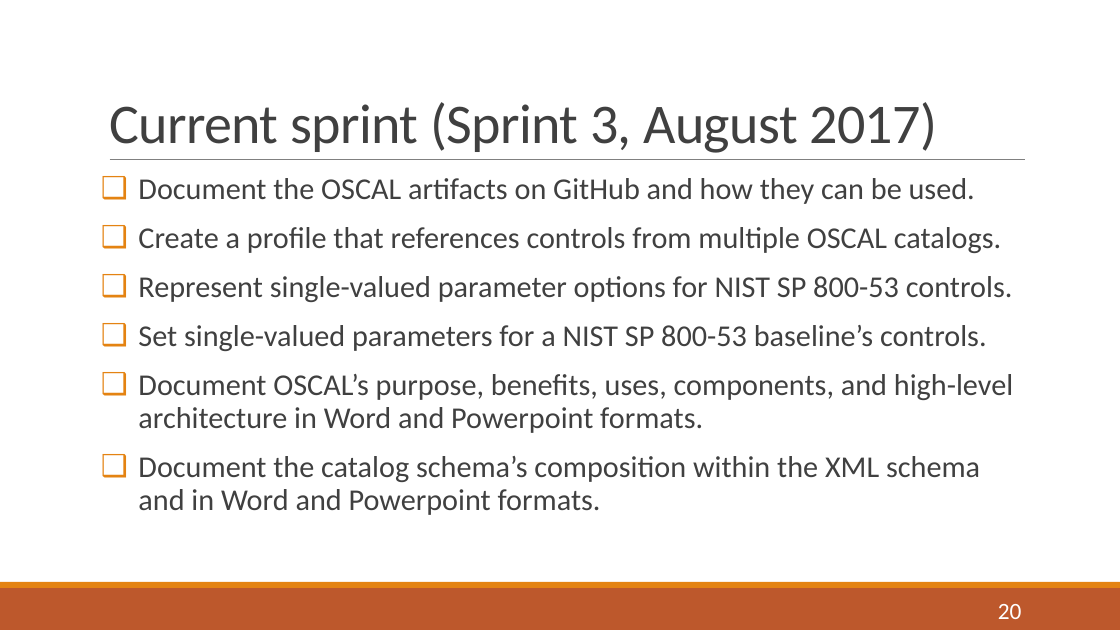
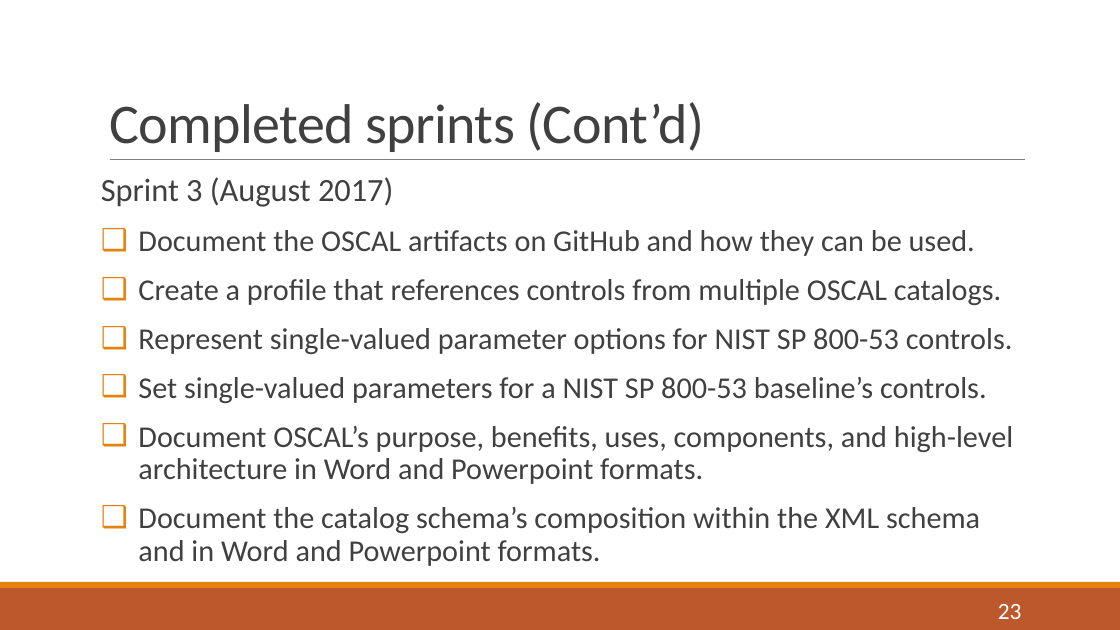
Before and after one commit to usnistgov/OSCAL, a slide deck: slide 23 of docs/presentations/OSCAL Overview 20170810 with draft notes.pptx (slide 20 before the commit). Drawn at 1120x630 pixels with LibreOffice and Linux fonts; fonts in the diff are those of the drawing. Boxes give left, top, right and bottom in pixels: in the first picture for what was removed or moved away, otherwise in the second. Text is boxed around its words. In the diff, an @@ line names an element or a change of style, - is before the commit and + after.

```diff
--- a/docs/presentations/OSCAL Overview 20170810 with draft notes.pptx
+++ b/docs/presentations/OSCAL Overview 20170810 with draft notes.pptx
@@ title at <box>109,102,704,152</box>: text changed @@
-Current sprint (Sprint 3, August 2017)
+Completed sprints (Cont’d)
@@ text at <box>101,177,393,207</box>: paragraph added @@
+Sprint 3 (August 2017)
@@ page number at <box>998,604,1022,619</box>: text changed @@
-20
+23
```
Also in this commit, not shown: 13 other slides changed, 4 slides added, 1 other file.
